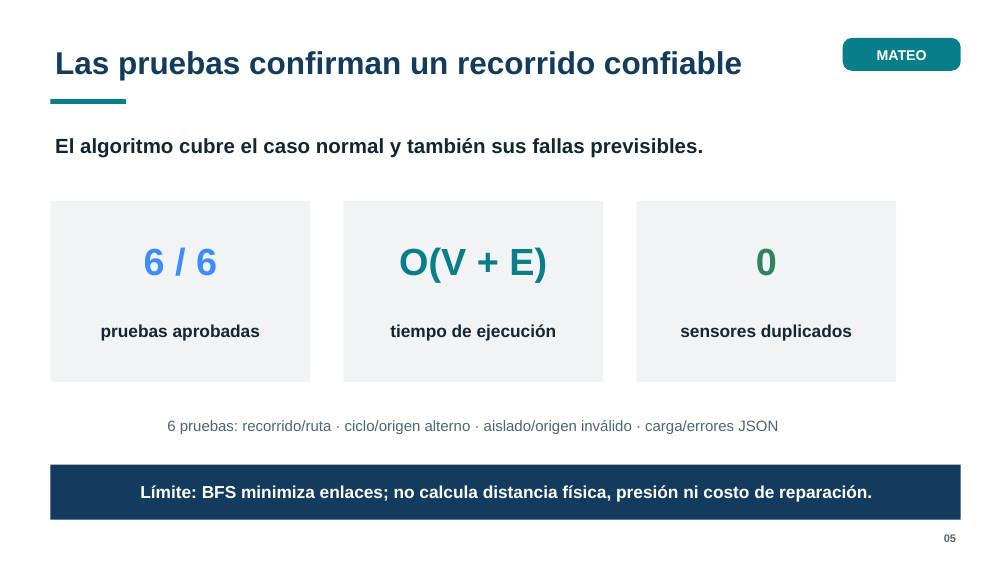
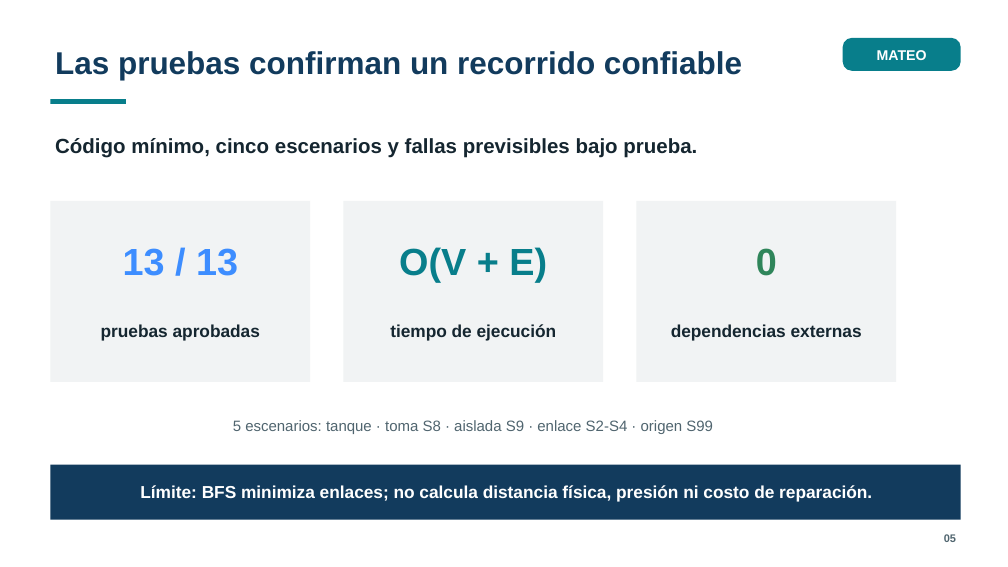
Before and after one commit to mateoschreiber/B-squeda-Primero-en-Anchura-BFS-, a slide deck: slide 5 of docs/entrega/Presentacion_BFS_Junta_Saneamiento_5min.pptx. Drawn at 1008x567 pixels with LibreOffice and Linux fonts; fonts in the diff are those of the drawing. Boxes give left, top, right and bottom in pixels: in the first picture for what was removed or moved away, otherwise in the second. Text is boxed around its words. In the diff, an @@ line names an element or a change of style, - is before the commit and + after.

```diff
--- a/docs/entrega/Presentacion_BFS_Junta_Saneamiento_5min.pptx
+++ b/docs/entrega/Presentacion_BFS_Junta_Saneamiento_5min.pptx
@@ text at <box>55,138,697,158</box>: text changed @@
-El algoritmo cubre el caso normal y también sus fallas previsibles.
+Código mínimo, cinco escenarios y fallas previsibles bajo prueba.
@@ text at <box>123,248,238,276</box>: text changed @@
-6 / 6
+13 / 13
@@ text at <box>671,324,862,341</box>: text changed @@
-sensores duplicados
+dependencias externas
@@ text at <box>233,420,713,434</box>: text changed @@
-6 pruebas: recorrido/ruta · ciclo/origen alterno · aislado/origen inválido · carga/errores JSON
+5 escenarios: tanque · toma S8 · aislada S9 · enlace S2-S4 · origen S99
```
Also in this commit, not shown: 2 other slides changed, 15 other files.
